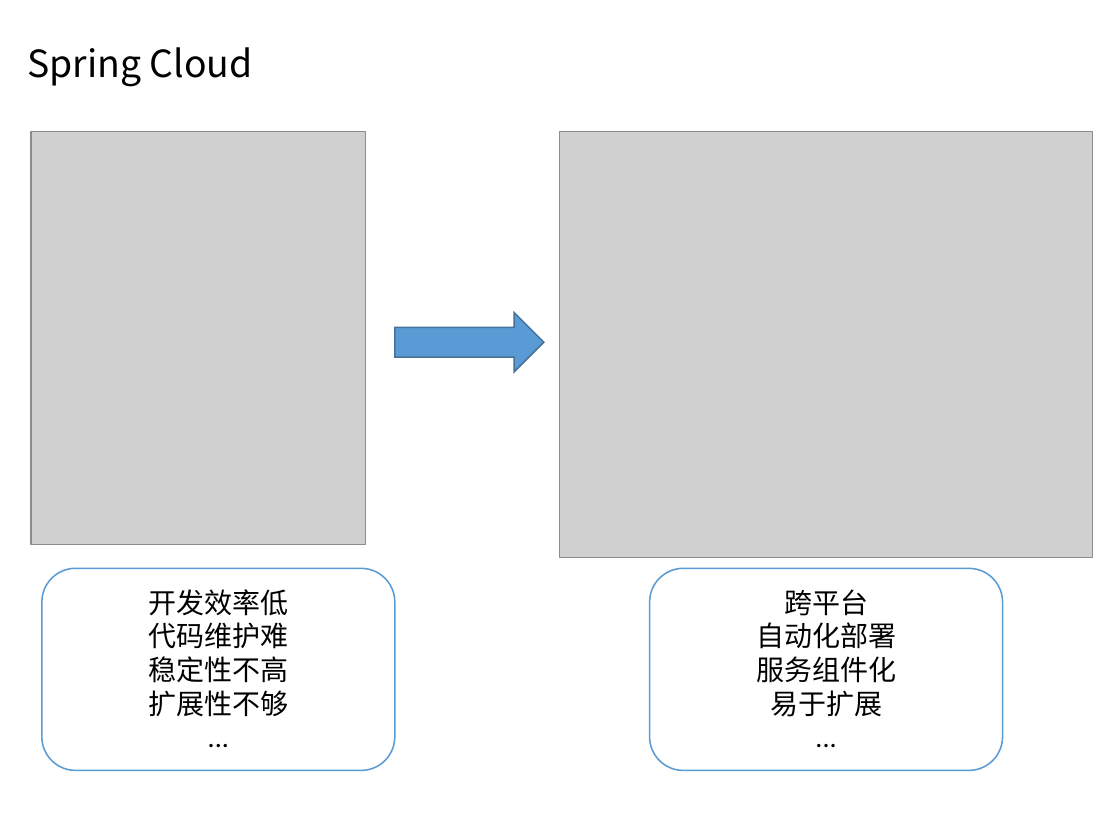
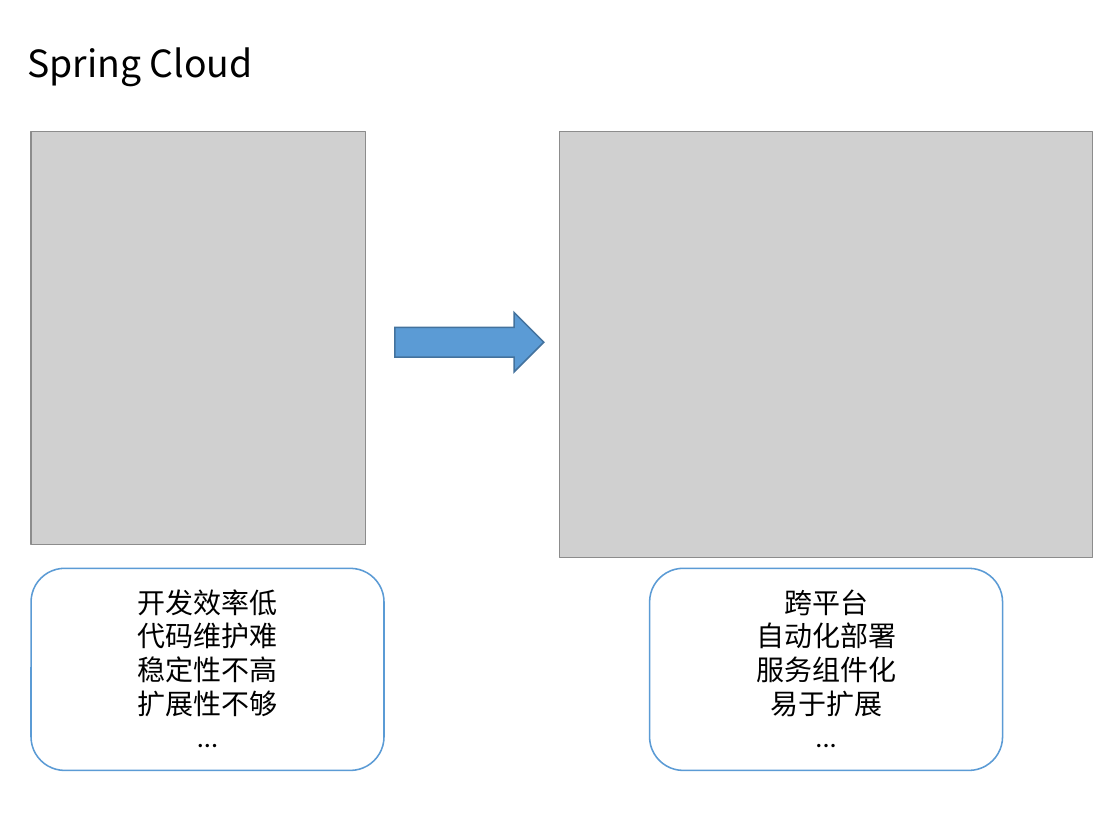
Before and after one commit to Sara-D/Spring, a slide deck: slide 9 of Spring.pptx. Drawn at 1120x840 pixels with LibreOffice and Linux fonts; fonts in the diff are those of the drawing; grey boxes stand for pictures; background and template pictures are left out. Boxes give left, top, right and bottom in pixels: in the first picture for what was removed or moved away, otherwise in the second. Text is boxed around its words. In the diff, an @@ line names an element or a change of style, - is before the commit and + after.

```diff
--- a/Spring.pptx
+++ b/Spring.pptx
@@ rounded rectangle "开发效率低": place and size @@
-rounded rectangle "开发效率低" at [41, 568, 394, 769]
+rounded rectangle "开发效率低" at [31, 568, 384, 769]
```
Also in this commit, not shown: 1 other slide changed.
